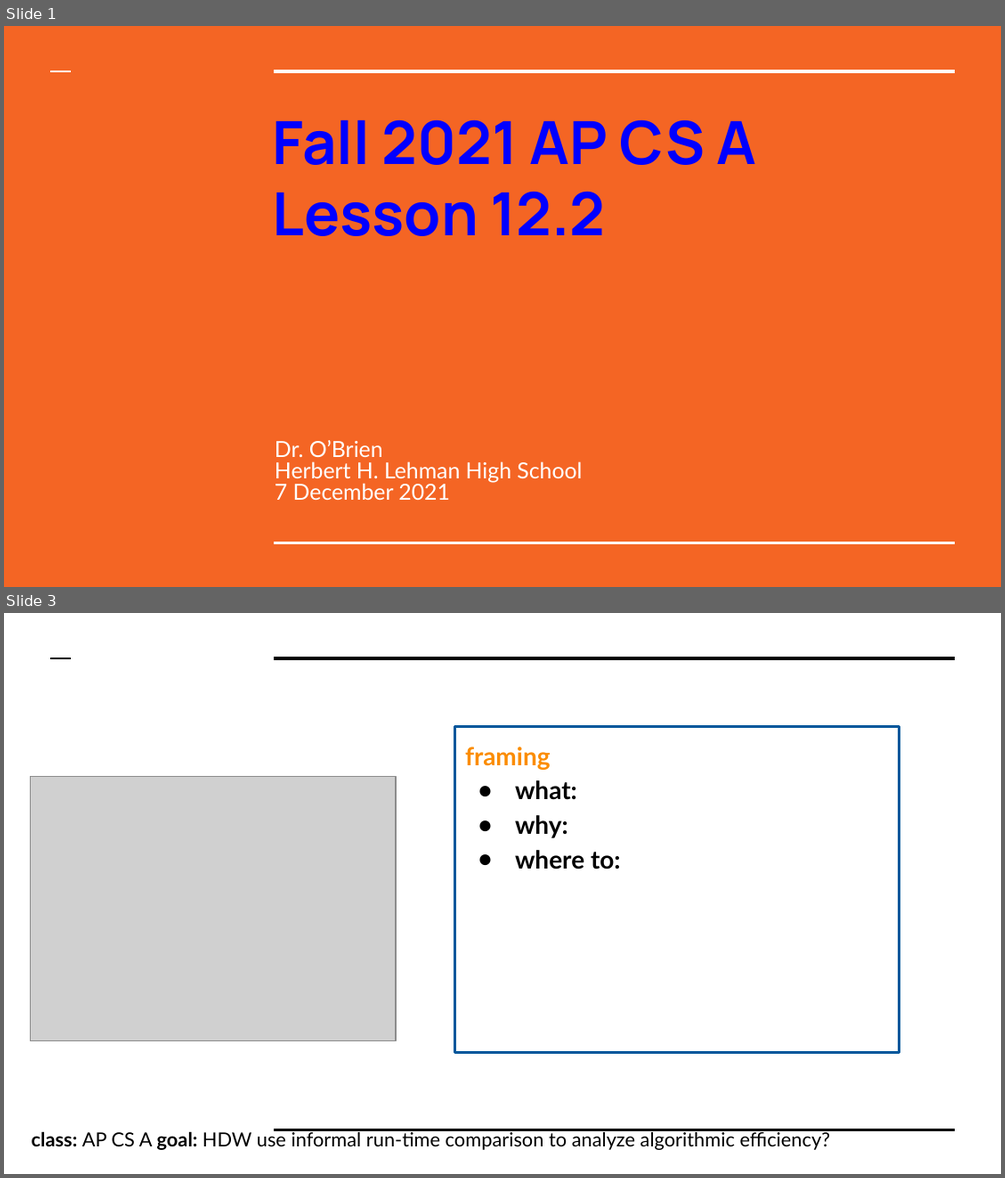
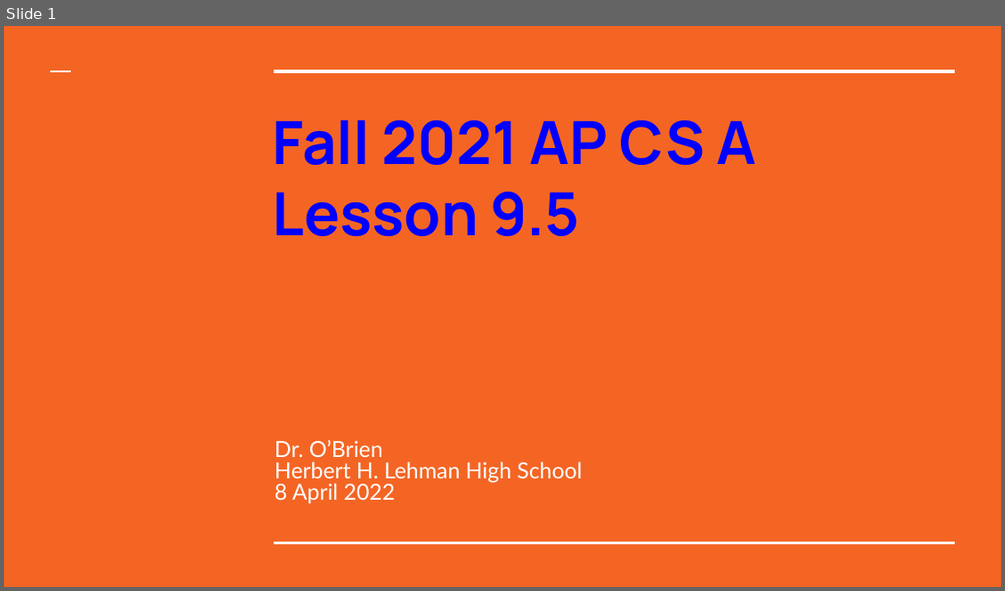
Before and after one commit to cobrien87/work, a slide deck: old/apcsa_12_2.pptx. Shown one above the other, each under a label of ours: slides 1 and 3 before the commit, slide 1 after it; the slides between them are not shown. The pictures are 1005x1178 and 1005x591 pixels, drawn with LibreOffice and Linux fonts; fonts in the diff are those of the drawing; grey boxes stand for pictures; background and template pictures are left out. Boxes give left, top, right and bottom in pixels: in the first picture for what was removed or moved away, otherwise in the second. Text is boxed around its words. In the diff, an @@ line names an element or a change of style, - is before the commit and + after.

```diff
--- a/old/apcsa_12_2.pptx
+++ b/old/apcsa_12_2.pptx
@@ slide 3 removed at (4, 613, 1001, 1174), background #FFFFFF @@
@@ line removed from (51, 657) to (71, 657) @@
@@ line removed from (275, 657) to (955, 657) @@
@@ rectangle removed at (455, 727, 899, 1053) @@
-framing
-● what:
-● why:
-● where to:
@@ picture removed at (30, 777, 396, 1040) @@
@@ text removed at (32, 1129, 831, 1150) @@
-class: AP CS A goal: HDW use informal run-time comparison to analyze algorithmic efficiency?
@@ line removed from (275, 1129) to (955, 1129) @@
@@ slide 1 changed as well @@
@@ title at (273, 192, 580, 236): text changed @@
-Lesson 12.2
+Lesson 9.5
@@ subtitle at (275, 483, 396, 504): text changed @@
-7 December 2021
+8 April 2022
```
Also in this commit, not shown: 7 slides added, 7 other slides removed, 9 other files.
